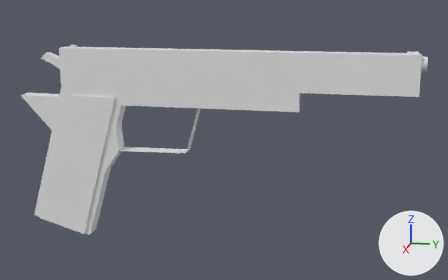
Two versions of the Blender file 1911_pistol.blend, one commit apart.
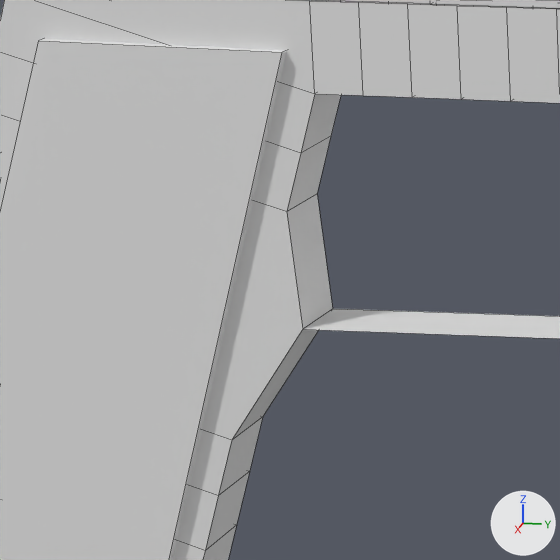
There are two pictures of each version: one whole from a 50 mm lens placed at (0.5578, 0.2586, 0.1672), pointed at (-0.0041, 0.1462, 0.0268), one close up on the part from 13% to 38% of the width and 31% to 70% of the height. The axes (+X, +Y, +Z) are drawn at lower right. The lights are the same throughout. The close-ups show mesh edges as thin lines.

Objects in the first close-up: 'grip', 'lower receiver', 'slide (long)'.
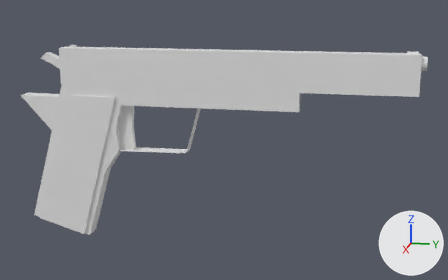
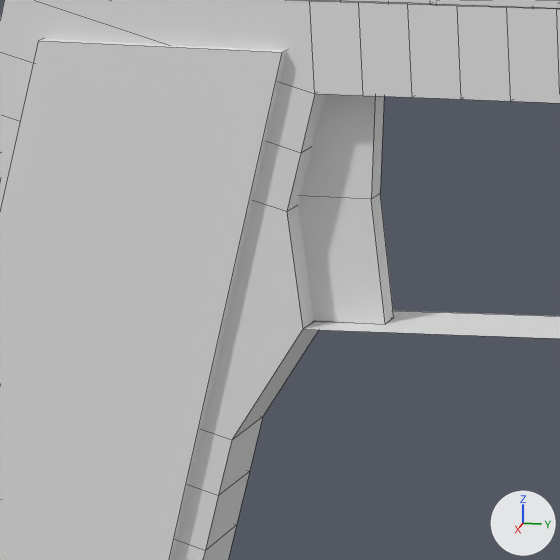
Commit message: Added trigger.

What changed in the scene script:
```text
Add me_cube_003:
    me_cube_003.from_pydata([(-0.0025, -0.0025, -0.0025), (-0.0025, -0.0025, 0.0025), (-0.0025, 0.00391, -0.0025), (-0.0025, 0.00391, 0.0025), (0.0025, -0.0025, -0.0025), (0.0025, -0.0025, 0.0025), (0.0025, 0.00391, -0.0025), (0.0025, 0.00391, 0.0025), (-0.0025, -0.0025, 0.0), (-0.0025, 0.00321, 0.0), (0.0025, 0.00321, 0.0), (0.0025, -0.0025, 0.0)], [], [(8, 1, 3, 9), (9, 3, 7, 10), (10, 7, 5, 11), (11, 5, 1, 8), (2, 6, 4, 0), (7, 3, 1, 5), (4, 11, 8, 0), (6, 10, 11, 4), (2, 9, 10, 6), (0, 8, 9, 2)])
Add ob_trigger:
    ob_trigger = bpy.data.objects.new('trigger', me_cube_003)
    ob_trigger.location = (-0.0004, 0.0487, 0.038)
    ob_trigger.scale = (1.0, 2.62, 9.59)
```

Pixel boxes [x1, y1, x2, y2] of what changed, in the close-ups (560 x 560 px):
'trigger', added: after [298, 94, 394, 324]
